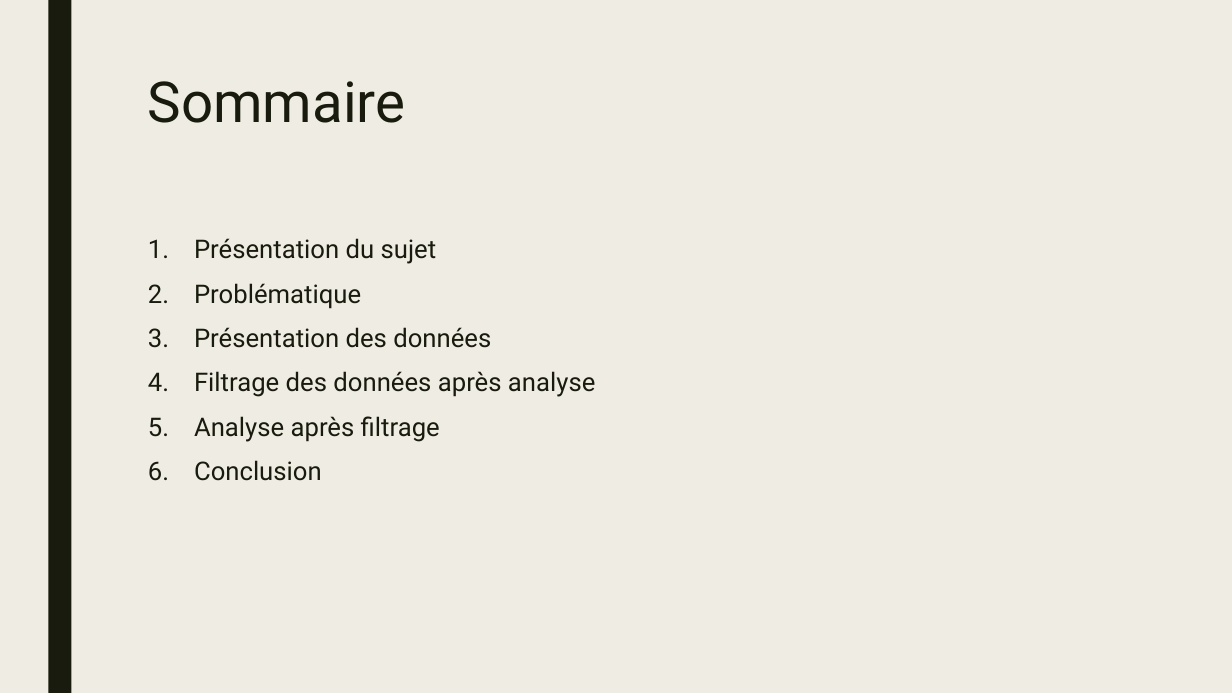
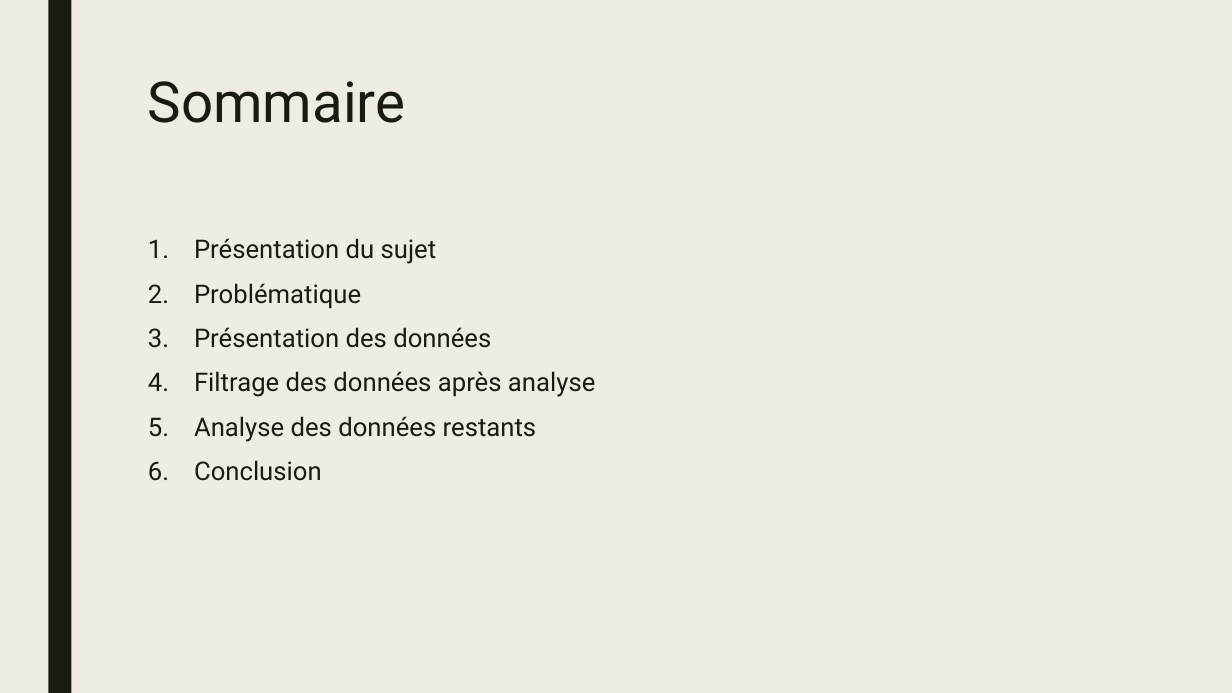
Before and after one commit to julienparrot/Foot-dataset, a slide deck: slide 2 of Analyse données.pptx. Drawn at 1232x693 pixels with LibreOffice and Linux fonts; fonts in the diff are those of the drawing. Boxes give left, top, right and bottom in pixels: in the first picture for what was removed or moved away, otherwise in the second. Text is boxed around its words. In the diff, an @@ line names an element or a change of style, - is before the commit and + after.

```diff
--- a/Analyse données.pptx
+++ b/Analyse données.pptx
@@ text at [194, 416, 537, 442]: text changed @@
-5. Analyse après filtrage
+5. Analyse des données restants
```
Also in this commit, not shown: 2 other slides changed, 7 slides added.
